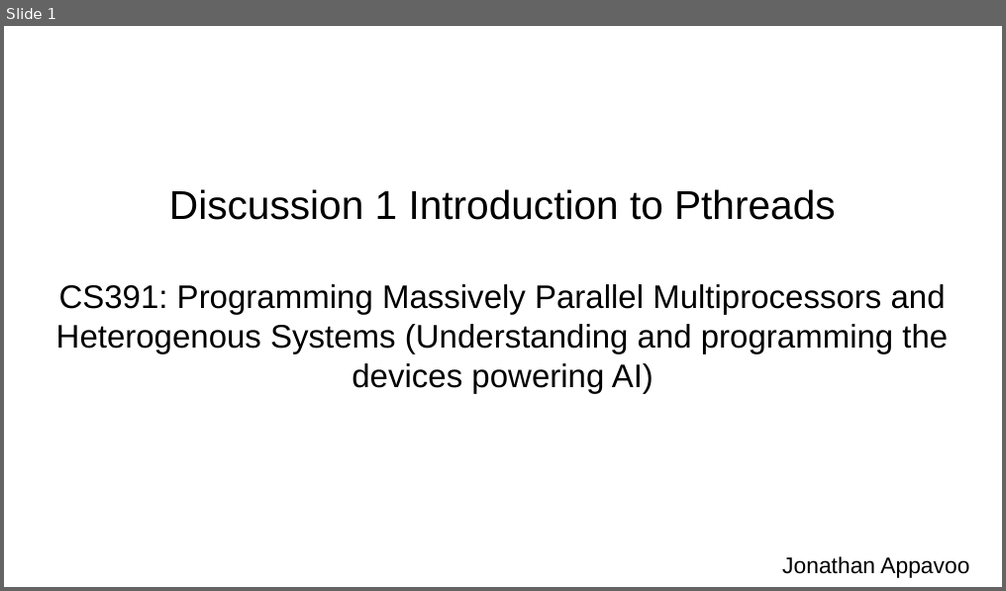
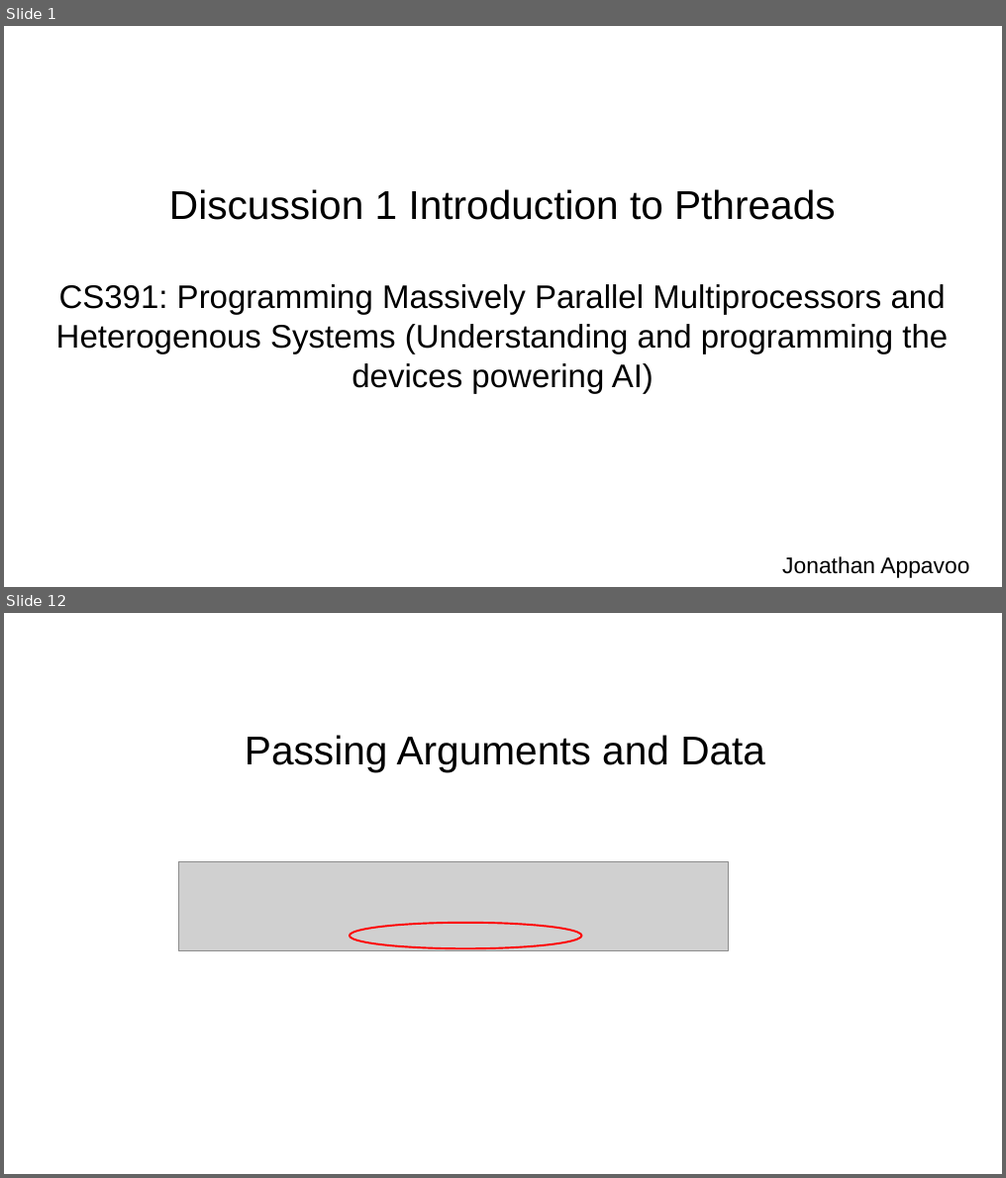
Before and after one commit to jappavoo/cudasudawuda, a slide deck: content/part1/disc0/slides.odp. Shown one above the other, each under a label of ours: slide 1 before the commit, slides 1 and 12 after it; the slides between them are not shown. The pictures are 1006x591 and 1006x1178 pixels, drawn with LibreOffice and Linux fonts; fonts in the diff are those of the drawing; grey boxes stand for pictures. Boxes give left, top, right and bottom in pixels: in the first picture for what was removed or moved away, otherwise in the second. Text is boxed around its words. In the diff, an @@ line names an element or a change of style, - is before the commit and + after.

```diff
--- a/content/part1/disc0/slides.odp
+++ b/content/part1/disc0/slides.odp
@@ slide 12 added at <box>4,613,1002,1174</box>, background #FFFFFF @@
@@ subtitle added at <box>245,735,765,772</box>, 32 pt, text #000000 @@
+Passing Arguments and Data
@@ picture added at <box>179,862,729,951</box> @@
@@ ellipse added at <box>350,923,582,949</box>, outline #FF0000 1.5 pt @@
```
Also in this commit, not shown: 2 slides changed, 22 other slides added.
